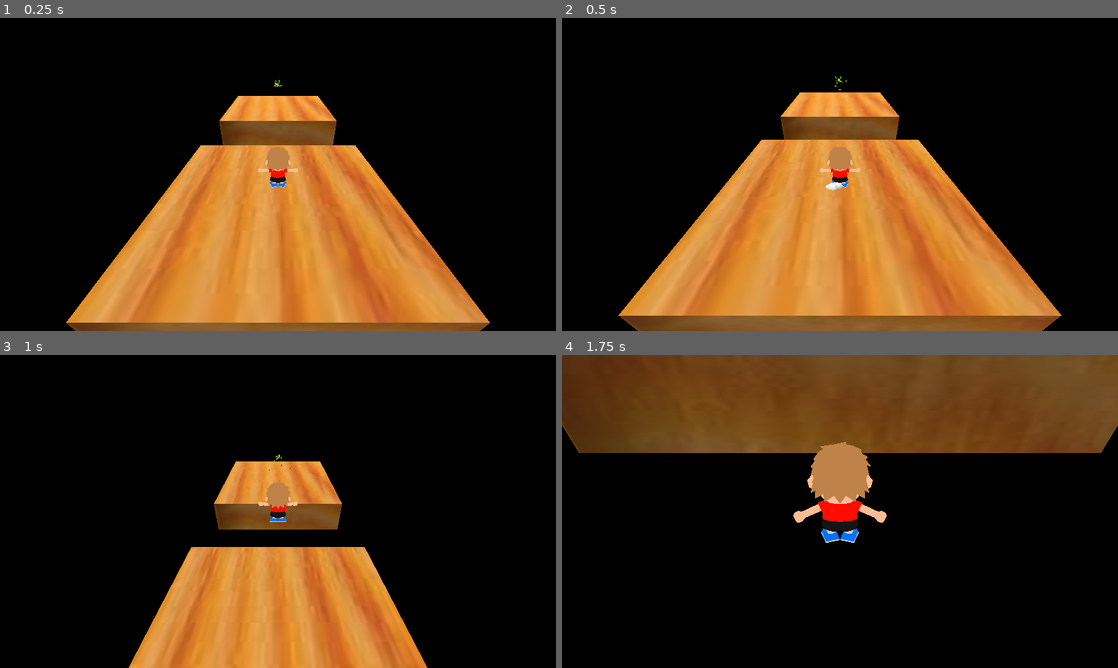
Above: before the commit, frames 1-4 (two rows, left to right).
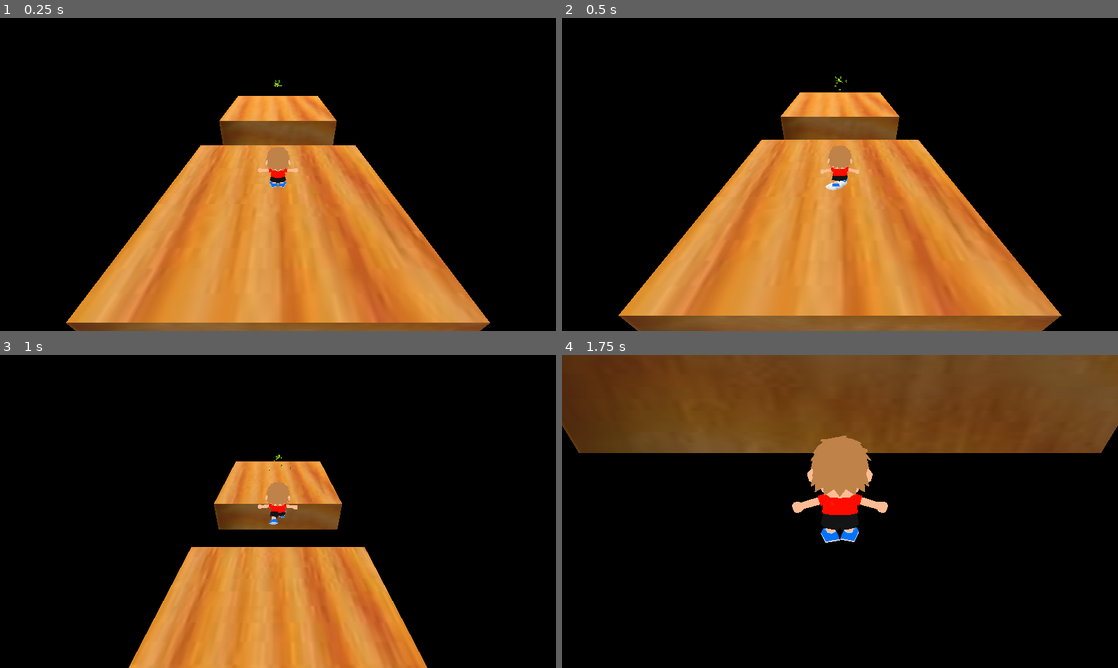
Above: after the commit, the same moments.

Repository: spoiboi/bottomlessPitInc2
Game: Godot game, scene res://Levels/blank_level.tscn
Same seed, same stepped clock (60 frames per second), same inputs: the game is played once before the commit and once after it. This scene is started directly instead of the project's main scene.
Inputs:
- Up to frame 1 (0.25 s): no input
- Up to frame 2 (0.5 s): no input
- Up to frame 3 (1 s): hold W (forward) from 0.53 s (still down); tap Space (jump) at 0.6, 0.77 s
- Up to frame 4 (1.75 s): keep holding W (forward); tap Space (jump) at 1.07, 1.52, 1.55 s; tap Up (camera_down) at 1.35 s

Frame 1 is identical in both runs. In frame 2, 0.1% of the frame differs, in the area x 46-54%, y 40-55%; in frame 3, 0.2%; in frame 4, 1.3%, in the area x 41-59%, y 25-60%.

Commit message:
more gitignore changes? please guys

Diff:
--- a/Scripts/player.gd
+++ b/Scripts/player.gd
@@ -32,6 +32,7 @@
 	if Input.is_action_just_pressed("jump") and is_on_floor():
 		velocity.y = JUMP_VELOCITY
 		$jump.play()
+		$character/AnimationPlayer.stop()
 		$character/AnimationPlayer.play("Jump")
 		jumping = true
 
@@ -39,6 +40,9 @@
 	# As good practice, you should replace UI actions with custom gameplay actions.
 	var input_dir = Input.get_vector("left", "right", "forward", "back").normalized()
 	rotate_model(input_dir)
+
+	if is_on_floor():
+		$character/AnimationPlayer.play("Run")
 
 	#$CharacterModel.rotation.z = input_dir.y
 	#print($CharacterModel.rotation.y)
Not shown, added: .gitignore
